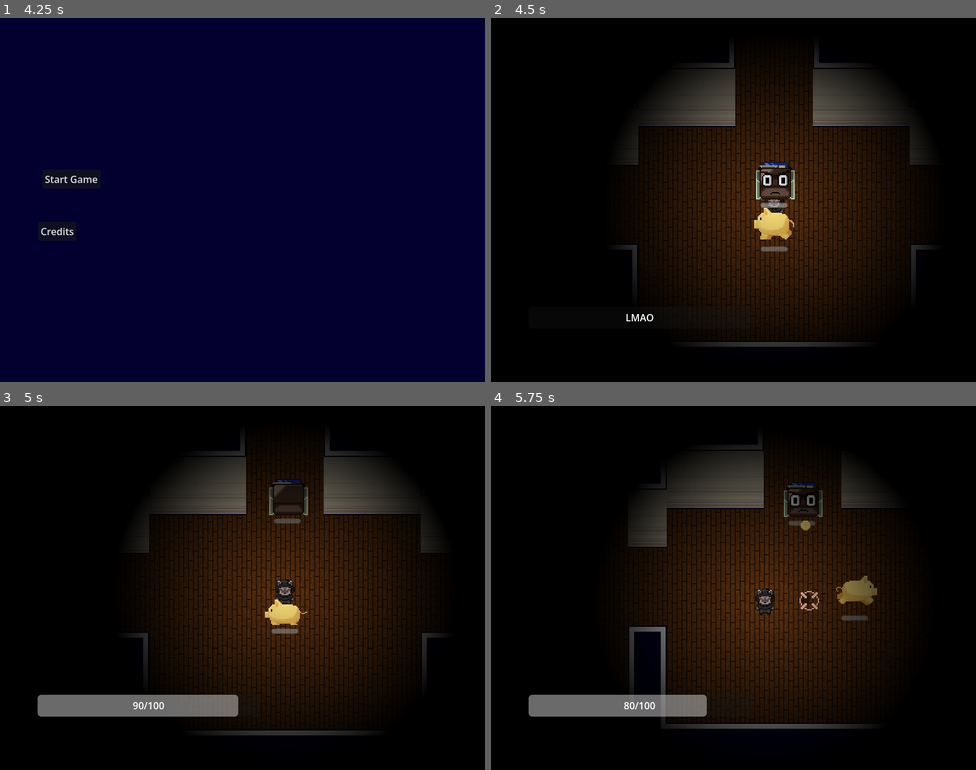
Above: before the commit, frames 1-4 (two rows, left to right).
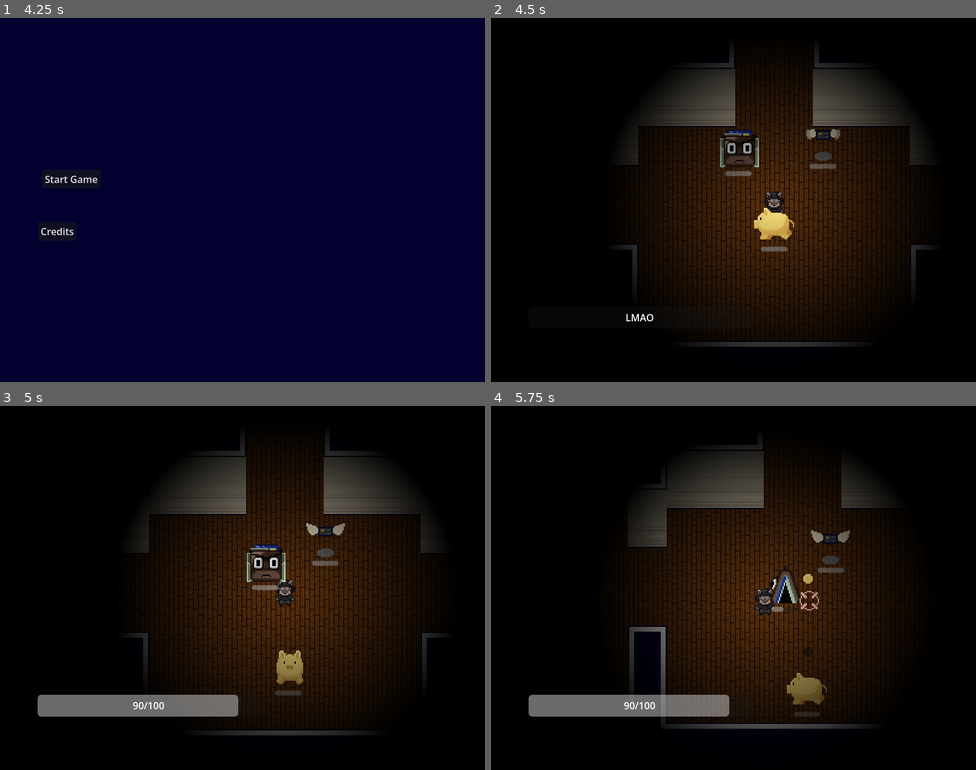
Above: after the commit, the same moments.

Repository: ygda-org/stock-strikers
Game: Godot game, scene res://main/startup_scene.tscn
Same seed, same stepped clock (60 frames per second), same inputs: the game is played once before the commit and once after it.
Inputs (mouse positions are in pixels of both pictures, inside the frame that each line leads up to):
- Up to frame 1 (4.25 s): tap Enter (ui_accept) at 0.5, 0.77, 1.25, 1.52, 2.75, 3.02, 3.77 s; move the mouse to (349, 181) at 0.52 s; hold D (move_right) 0.53-1.28 s; click (349, 181) at 0.6 s; move the mouse to (145, 218) at 1.27 s; hold S (move_down) 1.28-2.03 s; tap Shift (dodge) at 1.35, 3.6 s; click (145, 218) at 1.55 s; move the mouse to (291, 119) at 2.02 s; hold D (move_right) 2.03-2.78 s; click (291, 119) at 2.1 s; move the mouse to (218, 272) at 2.77 s; hold W (move_up) 2.78-3.53 s; click (218, 272) at 2.85 s; move the mouse to (388, 254) at 3.52 s; hold A (move_left) from 3.53 s (still down); click (388, 254) at 3.8 s
- Up to frame 2 (4.5 s): release A (move_left) at 4.25 s; click "Start Game" at 4.25 s
- Up to frame 3 (5 s): no input
- Up to frame 4 (5.75 s): move the mouse to (588, 533) at 5.02 s; hold A (move_left) from 5.03 s (still down); click (588, 533) at 5.1 s; tap Enter (ui_accept) at 5.27 s

Frame 1 is identical in both runs. In frame 2, 1.7% of the frame differs, in the area x 47-72%, y 30-53%; in frame 3, 2.4%; in frame 4, 2.6%, in the area x 27-80%, y 21-86%.

Commit message:
new enemy

Diff:
--- /dev/null
+++ b/enemies/credit_card/credit_card.gd
@@ -0,0 +1,25 @@
+extends CharacterBody2D
+
+@onready var enemy_component = $EnemyComponent
+@onready var animation:AnimatedSprite2D = $Anim
+
+@export var card_speed: int
+@export var bullet_damage: int
+# Called when the node enters the scene tree for the first time.
+func _ready() -> void:
+	animation.play("fly")
+
+
+# Called every frame. 'delta' is the elapsed time since the previous frame.
+func _process(delta: float) -> void:
+	if GameState.player and !enemy_component.is_stunned:
+		var distance = GameState.player.global_position - global_position
+		velocity = distance.normalized() * card_speed
+
+	var collisions = [] # need these 4 lines in every enemy's physics process
+	for i in get_slide_collision_count():
+		collisions.append(get_slide_collision(i))
+	enemy_component.process_collisions(collisions)
+	pass
+
+	move_and_slide()
--- /dev/null
+++ b/enemies/credit_card/credit_card.tscn
@@ -0,0 +1,122 @@
+[gd_scene format=3 uid="uid://diupkd5kr2tpw"]
+
+[ext_resource type="Script" uid="uid://dgl1nyw0q2ujf" path="res://enemies/credit_card/credit_card.gd" id="1_e8unp"]
+[ext_resource type="PackedScene" uid="uid://dh8i3pi010sjg" path="res://enemies/enemy_component.tscn" id="2_5f34s"]
+[ext_resource type="Texture2D" uid="uid://dwwjlae8phbky" path="res://assets/enemies/credit_card/fly.png" id="3_t3xd4"]
+[ext_resource type="Texture2D" uid="uid://cxavrtqngsasf" path="res://assets/enemies/credit_card/shadow.png" id="4_s1cob"]
+
+[sub_resource type="AtlasTexture" id="AtlasTexture_6othy"]
+atlas = ExtResource("3_t3xd4")
+region = Rect2(0, 0, 32, 32)
+
+[sub_resource type="AtlasTexture" id="AtlasTexture_dajs6"]
+atlas = ExtResource("3_t3xd4")
+region = Rect2(32, 0, 32, 32)
+
+[sub_resource type="AtlasTexture" id="AtlasTexture_1vd6s"]
+atlas = ExtResource("3_t3xd4")
+region = Rect2(64, 0, 32, 32)
+
+[sub_resource type="AtlasTexture" id="AtlasTexture_aftw6"]
+atlas = ExtResource("3_t3xd4")
+region = Rect2(0, 32, 32, 32)
+
+[sub_resource type="AtlasTexture" id="AtlasTexture_6e11t"]
+atlas = ExtResource("3_t3xd4")
+region = Rect2(32, 32, 32, 32)
+
+[sub_resource type="AtlasTexture" id="AtlasTexture_cp27p"]
+atlas = ExtResource("3_t3xd4")
+region = Rect2(64, 32, 32, 32)
+
+[sub_resource type="AtlasTexture" id="AtlasTexture_daute"]
+atlas = ExtResource("3_t3xd4")
+region = Rect2(0, 64, 32, 32)
+
+[sub_resource type="AtlasTexture" id="AtlasTexture_qhbpq"]
+atlas = ExtResource("3_t3xd4")
+region = Rect2(32, 64, 32, 32)
+
+[sub_resource type="AtlasTexture" id="AtlasTexture_myola"]
+atlas = ExtResource("3_t3xd4")
+region = Rect2(64, 64, 32, 32)
+
+[sub_resource type="AtlasTexture" id="AtlasTexture_5mogg"]
+atlas = ExtResource("3_t3xd4")
+region = Rect2(0, 96, 32, 32)
+
+[sub_resource type="AtlasTexture" id="AtlasTexture_nrhkj"]
+atlas = ExtResource("3_t3xd4")
+region = Rect2(32, 96, 32, 32)
+
+[sub_resource type="AtlasTexture" id="AtlasTexture_bajn3"]
+atlas = ExtResource("3_t3xd4")
+region = Rect2(64, 96, 32, 32)
+
+[sub_resource type="SpriteFrames" id="SpriteFrames_0srin"]
+animations = [{
+"frames": [{
+"duration": 1.0,
+"texture": SubResource("AtlasTexture_6othy")
+}, {
+"duration": 1.0,
+"texture": SubResource("AtlasTexture_dajs6")
+}, {
+"duration": 1.0,
+"texture": SubResource("AtlasTexture_1vd6s")
+}, {
+"duration": 1.0,
+"texture": SubResource("AtlasTexture_aftw6")
+}, {
+"duration": 1.0,
+"texture": SubResource("AtlasTexture_6e11t")
+}, {
+"duration": 1.0,
+"texture": SubResource("AtlasTexture_cp27p")
+}, {
+"duration": 1.0,
+"texture": SubResource("AtlasTexture_daute")
+}, {
+"duration": 1.0,
+"texture": SubResource("AtlasTexture_qhbpq")
+}, {
+"duration": 1.0,
+"texture": SubResource("AtlasTexture_myola")
+}, {
+"duration": 1.0,
+"texture": SubResource("AtlasTexture_5mogg")
+}, {
+"duration": 1.0,
+"texture": SubResource("AtlasTexture_nrhkj")
+}, {
+"duration": 1.0,
+"texture": SubResource("AtlasTexture_bajn3")
+}],
+"loop": true,
+"name": &"fly",
+"speed": 15.0
+}]
+
+[sub_resource type="RectangleShape2D" id="RectangleShape2D_e38rg"]
+size = Vector2(14, 8)
+
+[node name="CreditCard" type="CharacterBody2D" unique_id=391192466 groups=["Enemies"]]
+collision_layer = 2
+collision_mask = 4
+script = ExtResource("1_e8unp")
+card_speed = 20
+
+[node name="EnemyComponent" parent="." unique_id=741055310 instance=ExtResource("2_5f34s")]
+position = Vector2(1, -12)
+
+[node name="Anim" type="AnimatedSprite2D" parent="." unique_id=1084560480]
+position = Vector2(0, -18)
+sprite_frames = SubResource("SpriteFrames_0srin")
+animation = &"fly"
+
+[node name="Shadow" type="Sprite2D" parent="." unique_id=1195258754]
+texture = ExtResource("4_s1cob")
+
+[node name="CollisionShape2D" type="CollisionShape2D" parent="." unique_id=1710013614]
+position = Vector2(0, -17)
+shape = SubResource("RectangleShape2D_e38rg")
--- a/enemies/enemy_component.gd
+++ b/enemies/enemy_component.gd
@@ -8,6 +8,7 @@
 @export var self_collision_kb: float = 300
 var is_knockback:bool = false
 var is_stunned:bool = false
+var is_alive:bool = true
 
 var current_bleed = 0
 var bleed_count
@@ -27,6 +28,7 @@
 	if is_knockback:
 		parent.velocity = lerp(parent.velocity, Vector2.ZERO, kb_decel * delta)
 		if parent.velocity.length() < 10:
+			parent.velocity = Vector2.ZERO
 			is_knockback = false
 			is_stunned = false
 			if animation:
@@ -62,12 +64,17 @@
 		$BleedTimer.start()
 
 func die():
+	is_alive = false
+	if parent.has_method("die"):
+		parent.die()
+		if parent.has_signal("death_anim_complete"):
+			await parent.death_anim_complete
 	var money_gain = money_on_kill
 	if "perfection" in GameState.player.other_effects_list:
 		money_gain *= GameState.player.other_effects_strengths["perfection"]
 	drop_coins(money_gain)
 	is_stunned = true
-	GameState.enemies.erase(get_parent())
+	GameState.enemies.erase(parent)
 	parent.queue_free()
 
 func drop_coins(money_gain):
--- a/enemies/piggy_bank/piggy_bank.gd
+++ b/enemies/piggy_bank/piggy_bank.gd
@@ -1,6 +1,4 @@
 extends CharacterBody2D
-
-signal hurt_player
 
 const BULLET = preload("uid://elmhj6ii3asu")
 @export var pig_speed: int
@@ -24,7 +22,7 @@
 	animation.play("side")
 
 # Called every frame. 'delta' is the elapsed time since the previous frame.
-func _physics_process(delta: float) -> void:
+func _physics_process(_delta: float) -> void:
 	if GameState.player and !enemy_component.is_stunned:
 		var distance = GameState.player.global_position - global_position
 		velocity = distance.normalized() * pig_speed
--- a/enemies/piggy_bank/piggy_bullet/piggy_explosion.gd
+++ b/enemies/piggy_bank/piggy_bullet/piggy_explosion.gd
@@ -9,7 +9,7 @@
 
 
 # Called every frame. 'delta' is the elapsed time since the previous frame.
-func _process(delta: float) -> void:
+func _process(_delta: float) -> void:
 	if initialized:
 		for body in get_overlapping_bodies():
 			if body.is_in_group("Player"):
--- a/enemies/piggy_bank/piggy_bullet/piggy_mark.gd
+++ b/enemies/piggy_bank/piggy_bullet/piggy_mark.gd
@@ -8,7 +8,7 @@
 
 
 # Called every frame. 'delta' is the elapsed time since the previous frame.
-func _process(delta: float) -> void:
+func _process(_delta: float) -> void:
 	pass
 
 func flash(time:float):
--- a/enemies/piggy_bullet/piggy_bullet.gd
+++ /dev/null
@@ -1,62 +0,0 @@
-extends Area2D
-
-var distance:Vector2
-var target:Vector2
-var velocity:Vector2
-var shadow_velocity:Vector2
-@export var time:float
-@export var acceleration:Vector2
-@onready var timer:Timer = $Timer
-const SHADOW = preload("uid://cieei6rv0memb")
-const EXPLOSION = preload("uid://cvtvn3pfuio1q")
-const MARK = preload("uid://bv5nn35mxxf8r")
-var shadow
-var initialized:bool = false
-var shot:bool = false
-
-var damage
-var g_delta:float
-
-# Called when the node enters the scene tree for the first time.
-func _ready():
-	pass
-# Called every frame. 'delta' is the elapsed time since the previous frame.
-func _process(delta):
-	if shot:
-		global_position += velocity * delta
-		velocity += acceleration * delta
-		shadow.global_position += shadow_velocity * delta
-	if initialized and !shot:
-		shoot(delta)
-
-func initialize(new_distance:Vector2,new_position:Vector2,d:int):
-	shadow = SHADOW.instantiate()
-	get_parent().add_child(shadow)
-	shadow.global_position = new_position
-	distance = new_distance
-	global_position = new_position
-	damage = d
-	timer.wait_time = time
-	initialized = true
-func shoot(delta:float):
-	var mark = MARK.instantiate()
-	get_parent().add_child(mark)
-	mark.global_position = target
-	mark.flash(time)
-	var steps = time/delta
-	velocity.y = (distance.y)/time - 0.5*acceleration.y*delta*(steps-1)
-	velocity.x = distance.x/time
-	shadow_velocity = distance/time
-	timer.start()
-	shot = true
-
-func die():
-	global_position = target
-	var explosion = EXPLOSION.instantiate()
-	get_parent().add_child(explosion)
-	explosion.global_position = global_position
-	explosion.initialize(damage)
-	shadow.queue_free()
-	queue_free()
-func _on_timer_timeout() -> void:
-	die()
--- a/enemies/wallet/wallet.gd
+++ b/enemies/wallet/wallet.gd
@@ -1,4 +1,6 @@
 extends CharacterBody2D
+
+signal death_anim_complete
 
 var wallet_speed: int = 50
 var bullet_speed: int = 100
@@ -6,6 +8,7 @@
 
 @onready var animation:AnimatedSprite2D = $Anim
 @onready var enemy_component = $EnemyComponent
+@onready var hurtbox:CollisionShape2D = $CollisionShape2D
 
 const BULLET = preload("uid://b3rg1vs3nw1es")
 # Called when the node enters the scene tree for the first time.
@@ -14,15 +17,16 @@
 
 
 # Called every frame. 'delta' is the elapsed time since the previous frame.
-func _physics_process(delta: float) -> void:
-	if GameState.player and !enemy_component.is_stunned:
+func _physics_process(_delta: float) -> void:
+	if GameState.player and !enemy_component.is_stunned and enemy_component.is_alive:
 		velocity = (GameState.player.global_position - global_position).normalized() * wallet_speed
 	var collisions = [] # need these 4 lines in every enemy's physics process
 	for i in get_slide_collision_count():
 		collisions.append(get_slide_collision(i))
 	enemy_component.process_collisions(collisions)
 	move_and_slide()
-	choose_anim(velocity)
+	if !enemy_component.is_stunned and enemy_component.is_alive:
+		choose_anim(velocity)
 
 func choose_anim(vel:Vector2):
 	if vel.angle() > (3*PI)/4 or vel.angle() < -(3*PI)/4:
@@ -46,6 +50,15 @@
 		animation.flip_h = false
 		return
 
+func die():
+	hurtbox.disabled = true
+	enemy_component.is_stunned = true
+	animation.play("death")
+	animation.flip_h = false
+	await animation.animation_finished
+	death_anim_complete.emit()
+	return
+
 func shoot():
 	if GameState.player:
 		var bullet = BULLET.instantiate()
--- a/enemies/wallet/wallet.tscn
+++ b/enemies/wallet/wallet.tscn
@@ -4,6 +4,7 @@
 [ext_resource type="Script" uid="uid://dx4xbpvq4v77j" path="res://enemies/wallet/wallet.gd" id="1_o0k6a"]
 [ext_resource type="Texture2D" uid="uid://bu5efq4mrwww0" path="res://assets/enemies/wallet/wallet_back.PNG" id="3_wygyi"]
 [ext_resource type="Texture2D" uid="uid://2jesb8u224ok" path="res://assets/enemies/wallet/wallet_front.PNG" id="4_l8jsa"]
+[ext_resource type="Texture2D" uid="uid://denue4180vfts" path="res://assets/enemies/wallet/wallet_death.png" id="4_wygyi"]
 [ext_resource type="Texture2D" uid="uid://dtj21jy0m5all" path="res://assets/enemies/wallet/wallet_side.png" id="5_o0k6a"]
 
 [sub_resource type="RectangleShape2D" id="RectangleShape2D_wygyi"]
@@ -24,6 +25,58 @@
 [sub_resource type="AtlasTexture" id="AtlasTexture_alm8g"]
 atlas = ExtResource("3_wygyi")
 region = Rect2(96, 0, 32, 32)
+
+[sub_resource type="AtlasTexture" id="AtlasTexture_gm3k8"]
+atlas = ExtResource("4_wygyi")
+region = Rect2(0, 0, 32, 32)
+
+[sub_resource type="AtlasTexture" id="AtlasTexture_igsl8"]
+atlas = ExtResource("4_wygyi")
+region = Rect2(32, 0, 32, 32)
+
+[sub_resource type="AtlasTexture" id="AtlasTexture_o7c0h"]
+atlas = ExtResource("4_wygyi")
+region = Rect2(64, 0, 32, 32)
+
+[sub_resource type="AtlasTexture" id="AtlasTexture_27xne"]
+atlas = ExtResource("4_wygyi")
+region = Rect2(96, 0, 32, 32)
+
+[sub_resource type="AtlasTexture" id="AtlasTexture_p8e64"]
+atlas = ExtResource("4_wygyi")
+region = Rect2(128, 0, 32, 32)
+
+[sub_resource type="AtlasTexture" id="AtlasTexture_q4scu"]
+atlas = ExtResource("4_wygyi")
+region = Rect2(0, 32, 32, 32)
+
+[sub_resource type="AtlasTexture" id="AtlasTexture_vaaws"]
+atlas = ExtResource("4_wygyi")
+region = Rect2(32, 32, 32, 32)
+
+[sub_resource type="AtlasTexture" id="AtlasTexture_17hgt"]
+atlas = ExtResource("4_wygyi")
+region = Rect2(64, 32, 32, 32)
+
+[sub_resource type="AtlasTexture" id="AtlasTexture_y4ris"]
+atlas = ExtResource("4_wygyi")
+region = Rect2(96, 32, 32, 32)
+
+[sub_resource type="AtlasTexture" id="AtlasTexture_e7bjk"]
+atlas = ExtResource("4_wygyi")
+region = Rect2(128, 32, 32, 32)
+
+[sub_resource type="AtlasTexture" id="AtlasTexture_g1kql"]
+atlas = ExtResource("4_wygyi")
+region = Rect2(0, 64, 32, 32)
+
+[sub_resource type="AtlasTexture" id="AtlasTexture_c7enh"]
+atlas = ExtResource("4_wygyi")
+region = Rect2(32, 64, 32, 32)
+
+[sub_resource type="AtlasTexture" id="AtlasTexture_1vne6"]
+atlas = ExtResource("4_wygyi")
+region = Rect2(64, 64, 32, 32)
 
 [sub_resource type="AtlasTexture" id="AtlasTexture_qp3m3"]
 atlas = ExtResource("4_l8jsa")
@@ -75,6 +128,50 @@
 "loop": true,
 "name": &"back",
 "speed": 5.0
+}, {
+"frames": [{
+"duration": 1.0,
+"texture": SubResource("AtlasTexture_gm3k8")
+}, {
+"duration": 1.0,
+"texture": SubResource("AtlasTexture_igsl8")
+}, {
+"duration": 1.0,
+"texture": SubResource("AtlasTexture_o7c0h")
+}, {
+"duration": 1.0,
+"texture": SubResource("AtlasTexture_27xne")
+}, {
+"duration": 1.0,
+"texture": SubResource("AtlasTexture_p8e64")
+}, {
+"duration": 1.0,
+"texture": SubResource("AtlasTexture_q4scu")
+}, {
+"duration": 1.0,
+"texture": SubResource("AtlasTexture_vaaws")
+}, {
+"duration": 1.0,
+"texture": SubResource("AtlasTexture_17hgt")
+}, {
+"duration": 1.0,
+"texture": SubResource("AtlasTexture_y4ris")
+}, {
+"duration": 1.0,
+"texture": SubResource("AtlasTexture_e7bjk")
+}, {
+"duration": 1.0,
+"texture": SubResource("AtlasTexture_g1kql")
+}, {
+"duration": 1.0,
+"texture": SubResource("AtlasTexture_c7enh")
+}, {
+"duration": 1.0,
+"texture": SubResource("AtlasTexture_1vne6")
+}],
+"loop": false,
+"name": &"death",
+"speed": 10.0
 }, {
 "frames": [{
 "duration": 1.0,
@@ -125,8 +222,7 @@
 
 [node name="Anim" type="AnimatedSprite2D" parent="." unique_id=576910363]
 sprite_frames = SubResource("SpriteFrames_o7c0h")
-animation = &"back"
-frame_progress = 0.17273326
+animation = &"death"
 
 [node name="Timer" type="Timer" parent="." unique_id=1270766669]
 wait_time = 2.0
--- a/main/main.tscn
+++ b/main/main.tscn
@@ -1,11 +1,12 @@
 [gd_scene format=3 uid="uid://dqak3awcpfb8w"]
 
 [ext_resource type="PackedScene" uid="uid://3smqvhstcant" path="res://player/player.tscn" id="1_53q0u"]
-[ext_resource type="Script" uid="uid://cs0jx82kumrnd" path="res://main/main.gd" id="1_kfbq2"]
+[ext_resource type="Script" path="res://main/main.gd" id="1_kfbq2"]
 [ext_resource type="PackedScene" uid="uid://b73ufdvihi6ks" path="res://enemies/piggy_bank/piggy_bank.tscn" id="2_pjrb6"]
 [ext_resource type="PackedScene" uid="uid://bf3hx2y400gmf" path="res://level/level.tscn" id="3_xwkvk"]
 [ext_resource type="PackedScene" uid="uid://dr63yl5l5a3ww" path="res://gui/battle_gui.tscn" id="4_c651c"]
 [ext_resource type="PackedScene" uid="uid://dmtq0eq4tnvrw" path="res://enemies/wallet/wallet.tscn" id="5_3wy1v"]
+[ext_resource type="PackedScene" uid="uid://diupkd5kr2tpw" path="res://enemies/credit_card/credit_card.tscn" id="7_4dugh"]
 
 [node name="Main" type="Node2D" unique_id=426619736]
 script = ExtResource("1_kfbq2")
@@ -21,4 +22,7 @@
 position = Vector2(129, 145)
 
 [node name="Wallet" parent="." unique_id=378164138 instance=ExtResource("5_3wy1v")]
-position = Vector2(129, 99)
+position = Vector2(95, 64)
+
+[node name="CreditCard" parent="." unique_id=391192466 instance=ExtResource("7_4dugh")]
+position = Vector2(169, 76)
--- a/player/bullet/bullet.gd
+++ b/player/bullet/bullet.gd
@@ -40,7 +40,7 @@
 
 func hit(norm):
 	if not ricochet:
-		self.queue_free()
+		self.call_deferred("queue_free")
 	else:
 		ricochet -= 1
 		velocity = velocity.bounce(norm)
Binary file added: assets/enemies/credit_card/fly.png
Not shown, added: assets/enemies/credit_card/fly.png.import
Binary file added: assets/enemies/credit_card/laser/binary.png
Not shown, added: assets/enemies/credit_card/laser/binary.png.import
Binary file added: assets/enemies/credit_card/laser/laser.png
Not shown, added: assets/enemies/credit_card/laser/laser.png.import
Binary file added: assets/enemies/credit_card/laser/warn.png
Not shown, added: assets/enemies/credit_card/laser/warn.png.import
Binary file added: assets/enemies/credit_card/shadow.png
Not shown, added: assets/enemies/credit_card/shadow.png.import
Binary file added: assets/enemies/wallet/wallet_death.png
Not shown, added: assets/enemies/wallet/wallet_death.png.import
(and 2 more such lines)
